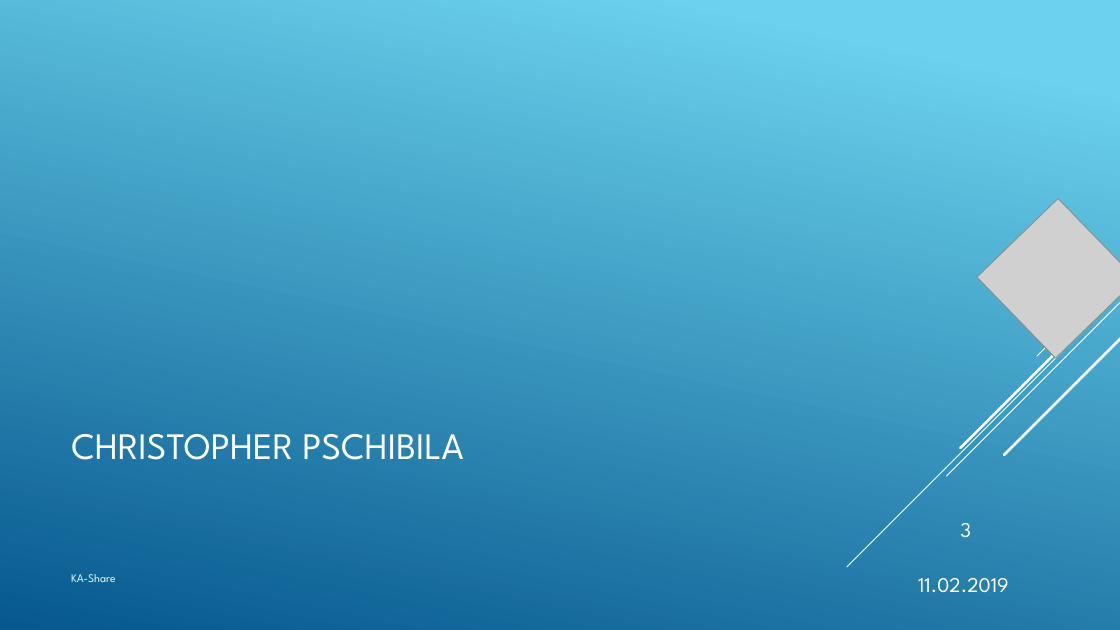
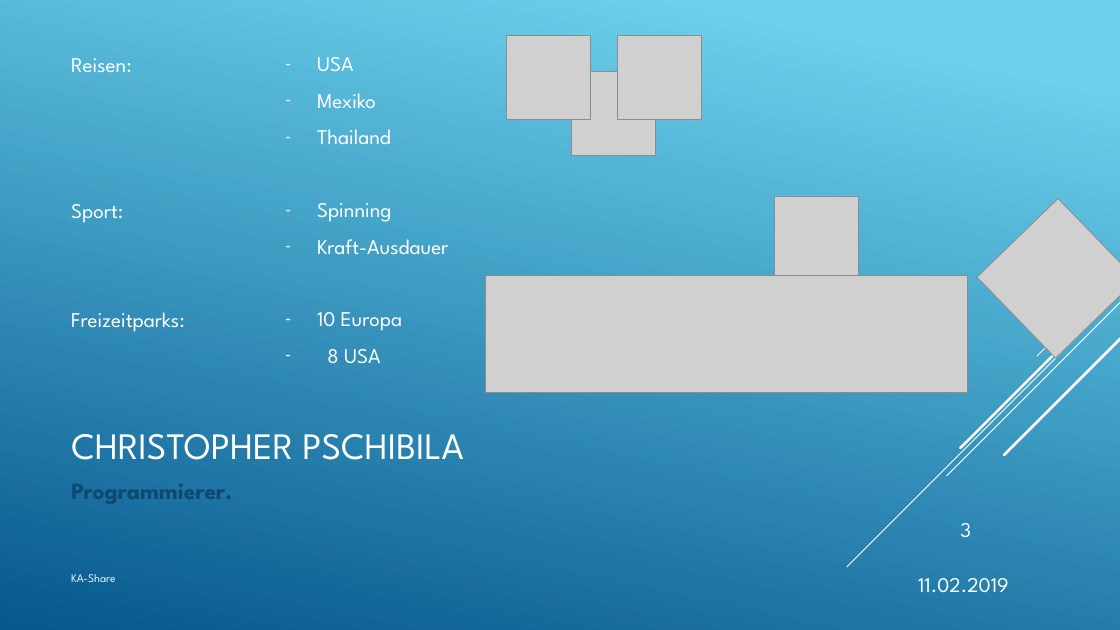
Before and after one commit to KanBen86/ProjektCarsharing, a slide deck: slide 3 of Präsentation/KA-Share.pptx. Drawn at 1120x630 pixels with LibreOffice and Linux fonts; fonts in the diff are those of the drawing; grey boxes stand for pictures. Boxes give left, top, right and bottom in pixels: in the first picture for what was removed or moved away, otherwise in the second. Text is boxed around its words. In the diff, an @@ line names an element or a change of style, - is before the commit and + after.

Commit message:
Folie für die Vorstellungs-Präsentation eingefügt

```diff
--- a/Präsentation/KA-Share.pptx
+++ b/Präsentation/KA-Share.pptx
@@ text added at <box>71,58,185,332</box>, 18 pt, text #FFFFFF @@
+Reisen:
+Sport:
+Freizeitparks:
@@ text added at <box>317,57,448,363</box>, 18 pt, text #FFFFFF @@
+  – USA
+  – Mexiko
+  – Thailand
+  – Spinning
+  – Kraft-Ausdauer
+  – 10 Europa
+  – 8 USA
@@ picture added at <box>507,35,591,119</box> @@
@@ picture added at <box>618,35,702,119</box> @@
@@ picture added at <box>571,72,655,156</box> @@
@@ picture added at <box>775,196,859,280</box> @@
@@ picture added at <box>486,276,968,392</box> @@
@@ text added at <box>71,484,232,504</box>, 20 pt, text #0F496F, bold @@
+Programmierer.
```
